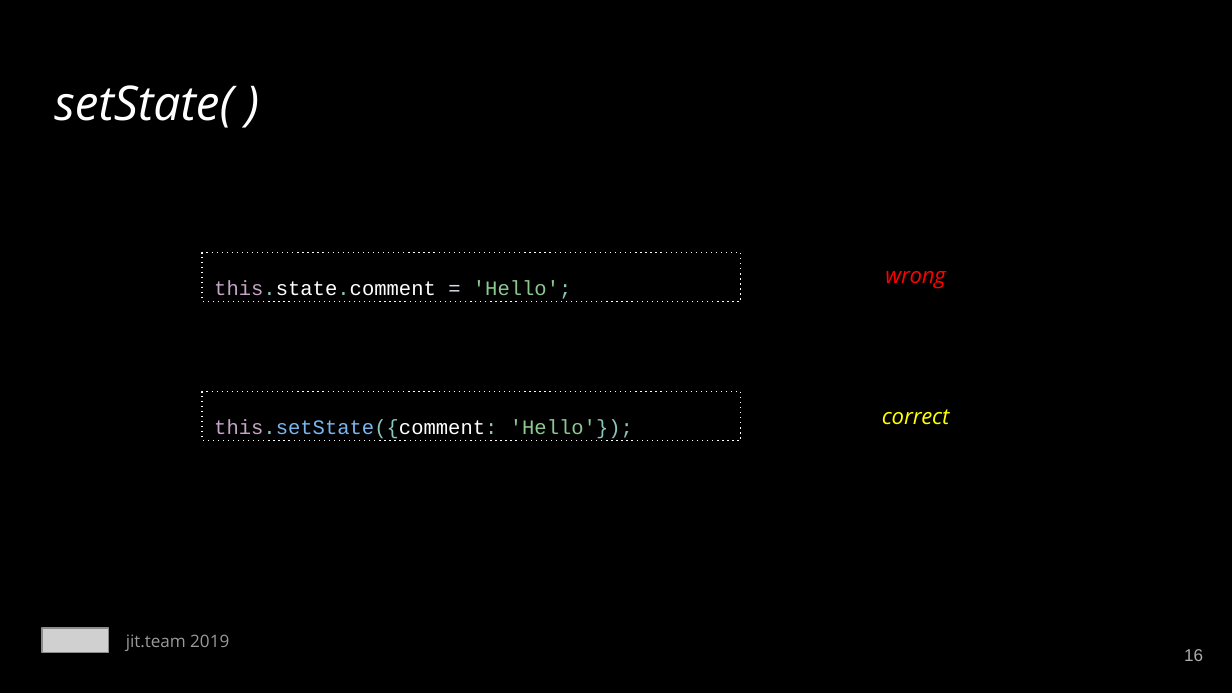
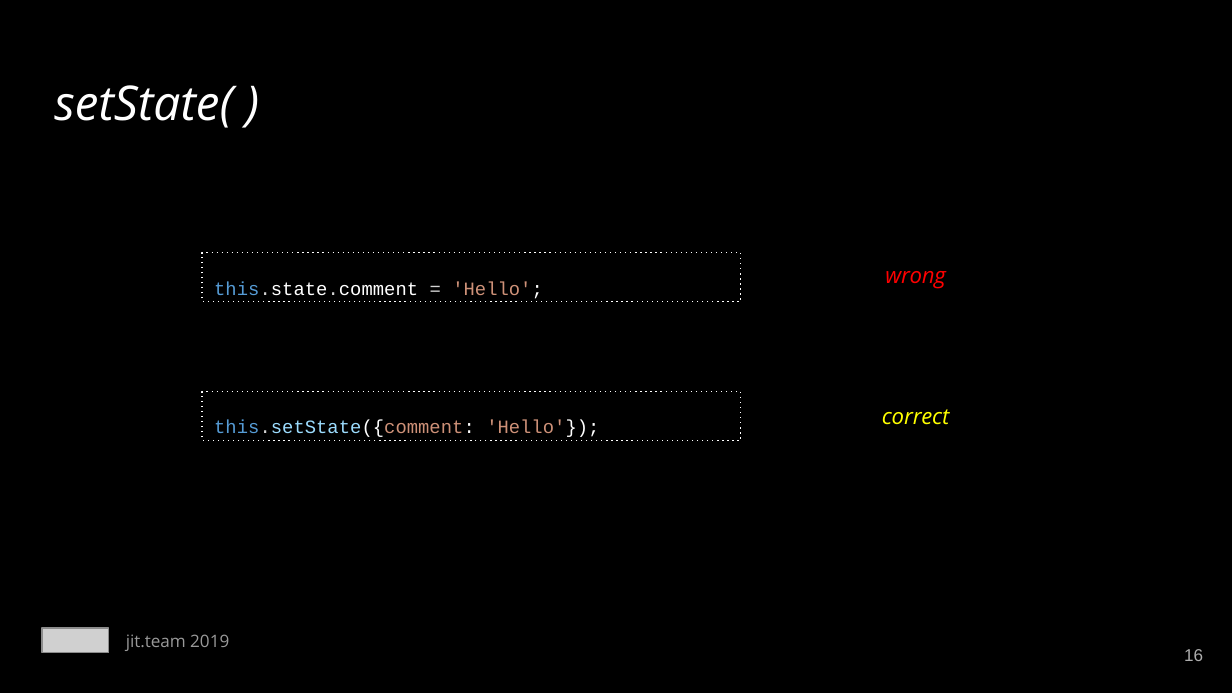
Before and after one commit to mackankowski/frontend-bootcamp, a slide deck: slide 16 of slides/react/React.js - training.pptx. Drawn at 1232x693 pixels with LibreOffice and Linux fonts; fonts in the diff are those of the drawing; grey boxes stand for pictures. Boxes give left, top, right and bottom in pixels: in the first picture for what was removed or moved away, otherwise in the second. Text is boxed around its words. In the diff, an @@ line names an element or a change of style, - is before the commit and + after.

```diff
--- a/slides/react/React.js - training.pptx
+++ b/slides/react/React.js - training.pptx
@@ text "this.state.comment = 'Hello';" at (x1=202, y1=253, x2=740, y2=302): size 12 to 11 pt; text colour #C5A5C5 to #569CD6, text colour #88C6BE to #D4D4D4 in "this.state.comment"; text colour #D7DEEA to #D4D4D4 in "="; text colour #8DC891 to #CE9178, text colour #88C6BE to #FFFFFF in "'Hello';"; line spacing 1.43 to 1.5 @@
@@ text "this.setState({comment: 'Hello'});" at (x1=202, y1=392, x2=740, y2=441): size 12 to 11 pt; text colour #C5A5C5 to #569CD6, text colour #88C6BE to #D4D4D4, text colour #79B6F2 to #9CDCFE, text colour #FFFFFF to #CE9178 in "this.setState({comment:"; text colour #88C6BE to #FFFFFF in "this.setState({comment: 'Hello'});"; text colour #8DC891 to #CE9178 in "'Hello'});"; line spacing 1.43 to 1.5 @@
```
Also in this commit, not shown: 22 other slides changed, 1 other file.
